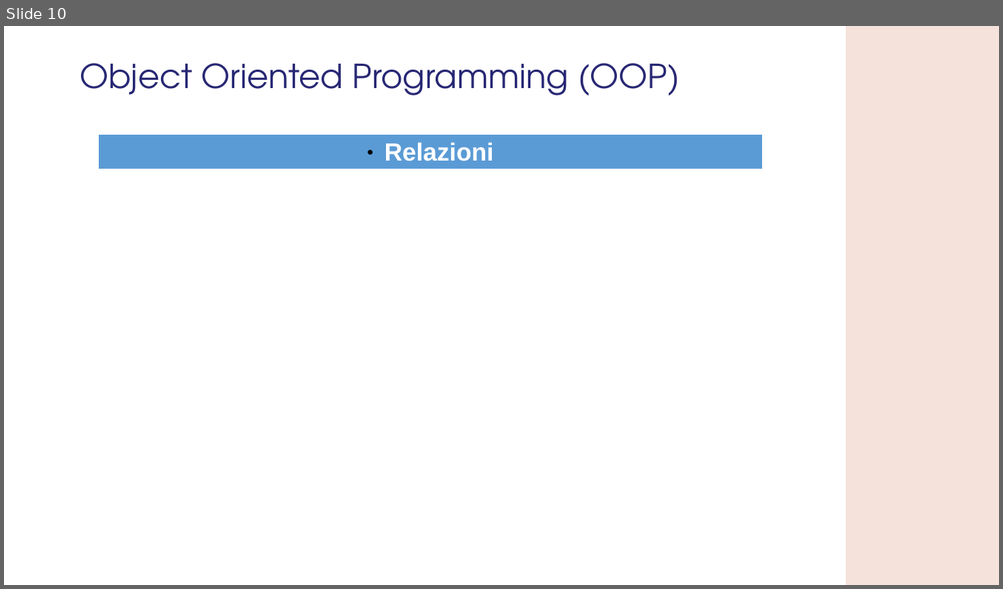
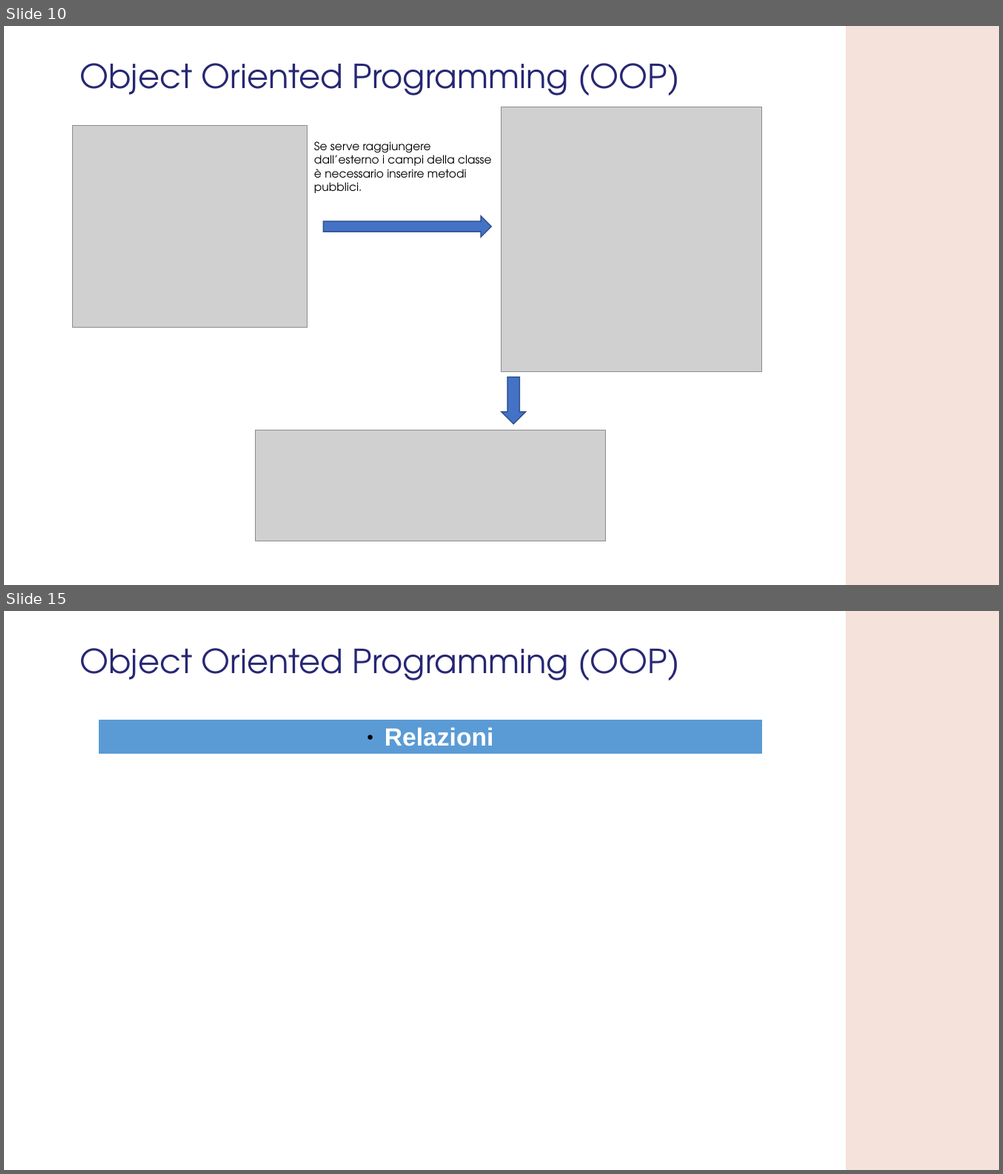
Before and after one commit to GMATZEU42/WS, a slide deck: WS02/WS_2.odp. Shown one above the other, each under a label of ours: slide 10 before the commit, slides 10 and 15 after it; the slides between them are not shown. The pictures are 1003x589 and 1003x1174 pixels, drawn with LibreOffice and Linux fonts; fonts in the diff are those of the drawing; grey boxes stand for pictures; background and template pictures are left out. Boxes give left, top, right and bottom in pixels: in the first picture for what was removed or moved away, otherwise in the second. Text is boxed around its words. In the diff, an @@ line names an element or a change of style, - is before the commit and + after.

```diff
--- a/WS02/WS_2.odp
+++ b/WS02/WS_2.odp
@@ slide 10 added at <box>4,26,999,585</box>, background #FFFFFF; not listed: 1 template element that a slide beside it also shows @@
@@ title added at <box>79,63,679,96</box>, 32 pt, text #272774 @@
+Object Oriented Programming (OOP)
@@ picture added at <box>502,107,761,372</box> @@
@@ picture added at <box>73,126,307,328</box> @@
@@ text added at <box>314,141,492,193</box>, 11 pt, text #000000 @@
+Se serve raggiungere dall’esterno i campi della classe è necessario inserire metodi pubblici.
@@ freeform shape added at <box>324,216,491,237</box>, fill #4472C4, outline #2F528F 0.99 pt @@
@@ freeform shape added at <box>502,378,526,424</box>, fill #4472C4, outline #2F528F 0.99 pt @@
@@ picture added at <box>256,430,606,541</box> @@
@@ what was slide 10 is now slide 15 @@
```
Also in this commit, not shown: 7 slides changed, 4 other slides added, 1 slide removed, 4 other files.
